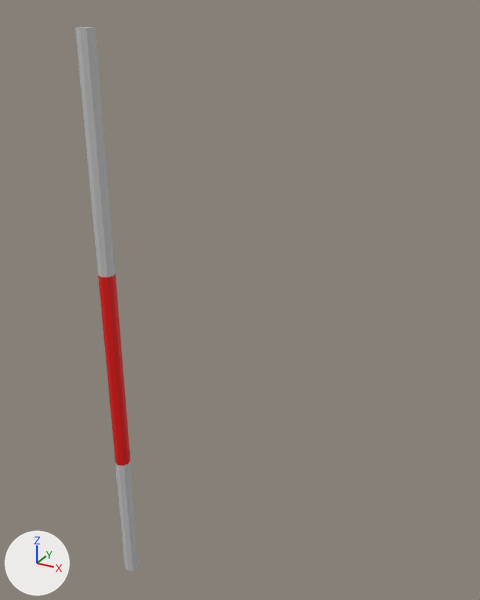
The FBX model Blender/flag.fbx as it was, and as the next commit left it.
One viewpoint serves both versions: a camera (50 mm lens) standing at (0.0157, -0.0181, 0.0236) and looking at (0.0051, 0.0012, 0.014). Every picture has the same lights, and +X, +Y and +Z are marked at lower left. Mesh edges are drawn as thin lines on the coarser meshes. Where no turn or scale is listed for an object, it has been applied to the vertices.

In view in the first picture: 'Pole'.
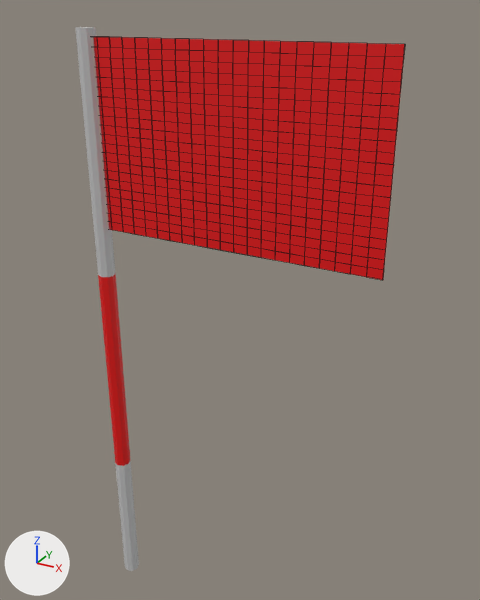
The newer file is also rescaled (x5.0), turned or shifted as a whole; pictures and numbers use the older file's frame.

Boxes [x1, y1, x2, y2] around the edits, measured in the pictures (480 x 600 px):
'Flag', added (red)
    after: [93, 37, 405, 280]

The edits, one by one:
Material 'Material.003' (mat_material_003) is new.
Its base color is (0.8, 0.0, 0.00179) (red #e70006).
Mesh me_plane is new.
It has 968 vertices, 966 faces and spans x -0.00494..0.00569, y -0.00002..0.0, z -0.00223..0.0043.
It uses material mat_material_003 (red #e70006).
Object 'Flag' (ob_flag) is new; it shows me_plane.
Its location is (0.00487, 0.0, 0.01849).
